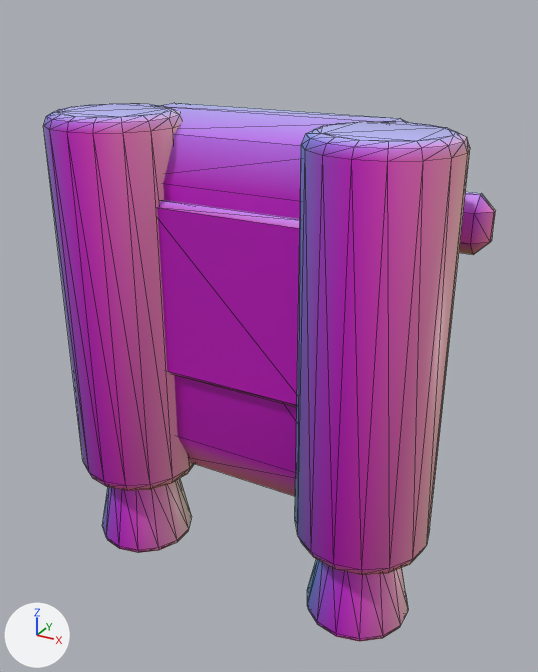
The glTF model game/assets/models/props/gad_jetpack.glb: old version first, new version second.
One viewpoint serves both versions: a camera (50 mm lens) standing at (0.115, -0.21, 0.094) and looking at (0.001, -0.004, -0.009). Lighting does not change. The marker at lower left points along +X, +Y and +Z. The picture after the commit comes second. Mesh edges are drawn as thin lines. Where no turn or scale is listed for an object, it has been applied to the vertices. Vertices at exactly the same position are counted once.

The scene before the commit, as lines of its bpy script (objects in view):
```python
me_jetpack = bpy.data.meshes.new('jetpack')
me_jetpack.from_pydata(...)  # 464 vertices, 900 faces; spans x -0.067..0.067, y -0.042..0.036, z -0.095..0.065
# faces by material slot: [436, 420, 44]
me_jetpack.materials.append(mat_m_metal)
me_jetpack.materials.append(mat_m_toon_base)
me_jetpack.materials.append(mat_m_flat)
ob_jetpack = bpy.data.objects.new('jetpack', me_jetpack)
ob_jetpack.location = (0.0, 0.0, 0.0)
```
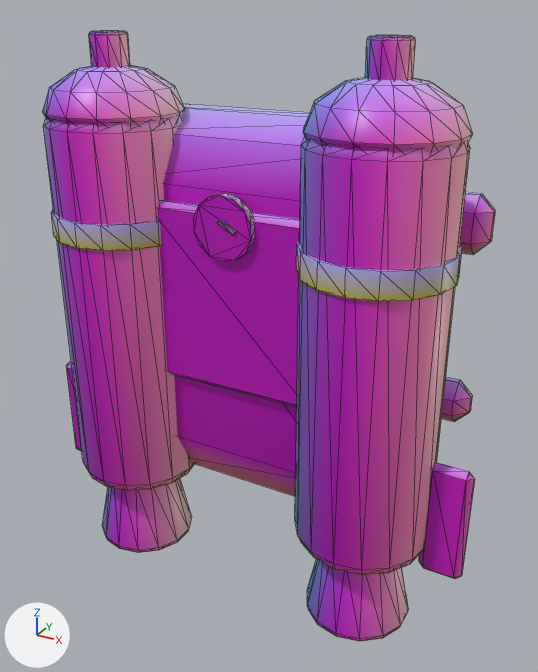
Where the change shows, as pixel boxes (x1, y1, x2, y2) in the pictures (538 x 672 px):
'jetpack', reshaped (14% taller)
    before: (44, 103, 496, 642)
    after: (42, 30, 496, 642)
part 1 of me_jetpack, added (purple)
    after: (66, 362, 82, 451)
part 2 of me_jetpack, added (purple)
    after: (419, 462, 475, 579)
part 3 of me_jetpack, added
    after: (441, 377, 473, 421)
part 4 of me_jetpack, added
    after: (42, 65, 185, 127)
part 5 of me_jetpack, added
    after: (51, 210, 161, 251)
part 6 of me_jetpack, added
    after: (303, 77, 472, 154)
part 7 of me_jetpack, added
    after: (296, 242, 462, 302)
part 8 of me_jetpack, added (purple)
    after: (194, 193, 254, 262)
part 9 of me_jetpack, added (pink)
    after: (89, 30, 130, 68)
part 10 of me_jetpack, added
    after: (365, 35, 416, 80)
part 11 of me_jetpack, added
    after: (218, 219, 236, 235)

The change, as a list of edits to the scene's bpy script:
```text
Change me_jetpack:
    used by ob_jetpack; location = (0.0, 0.0, 0.0)
    remove me_jetpack.from_pydata(...)  # 464 vertices, 900 faces; spans x -0.067..0.067, y -0.042..0.036, z -0.095..0.065
    add me_jetpack.from_pydata(...)  # 924 vertices, 1772 faces; spans x -0.079..0.079, y -0.043..0.04, z -0.095..0.088
    me_jetpack part 1: the loose piece of 24 vertices spanning x -0.03..0.03, y -0.028..-0.024, z -0.02..0.04 is copied, and the copy is scaled about its middle by (0.199, 1, 0.652), then moved by (-0.072, 0.006, -0.06), in mat_m_metal; it spans x -0.079..-0.065, y -0.022..-0.018, z -0.07..-0.03
    me_jetpack part 2: the loose piece of 24 vertices spanning x -0.03..0.03, y -0.028..-0.024, z -0.02..0.04 is copied, and the copy is scaled about its middle by (0.199, 1, 0.652), then moved by (0.072, 0.006, -0.06), in mat_m_metal; it spans x 0.065..0.079, y -0.022..-0.018, z -0.07..-0.03
    me_jetpack part 3: the loose piece of 24 vertices spanning x -0.065..0.065, y 0.024..0.036, z 0.02..0.04 is copied, and the copy is scaled about its middle by (1, 1, 0.733), then moved by (0.0, 0.0, -0.065); it spans x -0.065..0.065, y 0.024..0.036, z -0.043..-0.027
    me_jetpack part 4: a new loose piece, a UV sphere (14 segments, 6 rings, poles along z) spanning x -0.066..-0.024, y -0.042..0.002, z 0.051..0.079, in mat_m_toon_base
    me_jetpack part 5: a new loose piece, a 16-sided cylinder along z spanning x -0.0678..-0.0222, y -0.0428..0.0028, z 0.026..0.034, in mat_m_toon_base
    me_jetpack part 6: a new loose piece, a UV sphere (14 segments, 6 rings, poles along z) spanning x 0.024..0.066, y -0.042..0.002, z 0.051..0.079, in mat_m_toon_base
    me_jetpack part 7: a new loose piece, a 16-sided cylinder along z spanning x 0.0222..0.0678, y -0.0428..0.0028, z 0.026..0.034, in mat_m_toon_base
    me_jetpack part 8: a new loose piece, a 14-sided cylinder along y spanning x -0.0097..0.0097, y -0.03..-0.027, z 0.025..0.045, in mat_m_flat
    me_jetpack part 9: a new loose piece of 60 vertices spanning x -0.051..-0.039, y -0.026..-0.014, z 0.076..0.088, in mat_m_metal
    me_jetpack part 10: a new loose piece of 60 vertices spanning x 0.039..0.051, y -0.026..-0.014, z 0.076..0.088, in mat_m_metal
    me_jetpack part 11
    8 vertices are added at x -0.001..0.005, y -0.031..-0.03, z 0.034..0.038
    12 new faces join them, mat_m_flat
    other edits to the shape of me_jetpack do not show in these pictures
```
